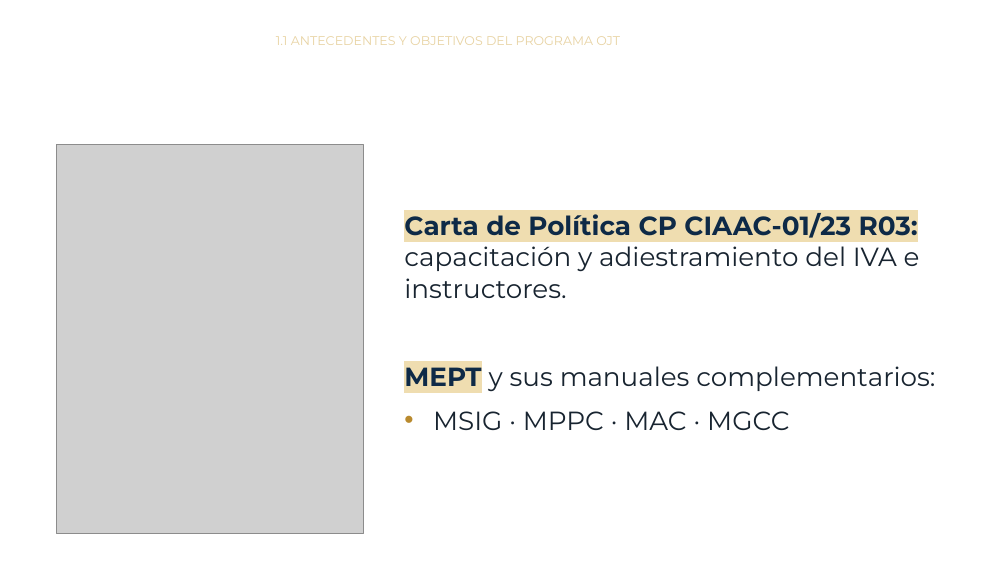
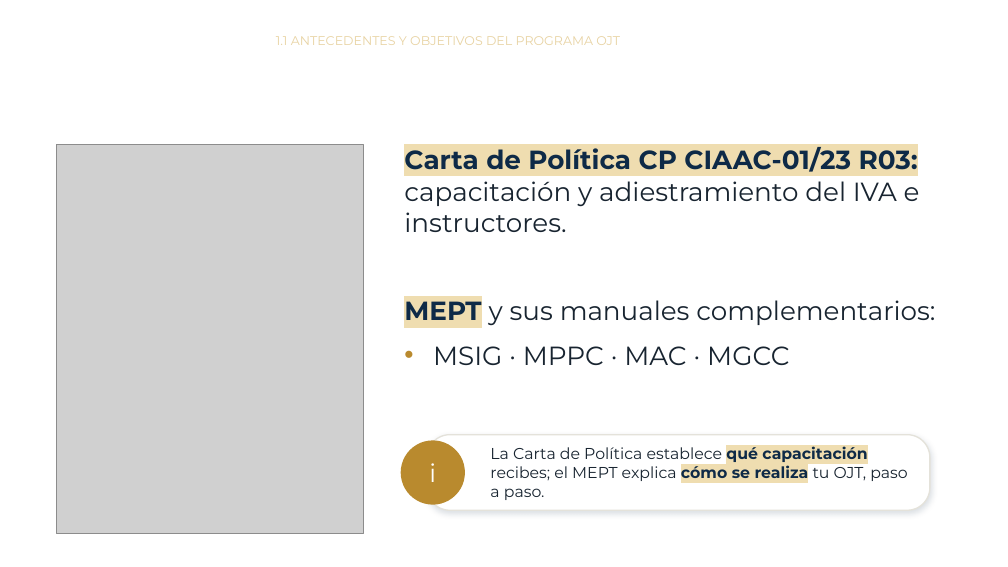
Before and after one commit to jmfigueroah01-creator/Curso-MEPT-OJT, a slide deck: slide 9 of modulo1.pptx. Drawn at 1008x567 pixels with LibreOffice and Linux fonts; fonts in the diff are those of the drawing; grey boxes stand for pictures; background and template pictures are left out. Boxes give left, top, right and bottom in pixels: in the first picture for what was removed or moved away, otherwise in the second. Text is boxed around its words. In the diff, an @@ line names an element or a change of style, - is before the commit and + after.

```diff
--- a/modulo1.pptx
+++ b/modulo1.pptx
@@ text "Carta de Política CP CIAAC-01/23 ...": place and size @@
-text "Carta de Política CP CIAAC-01/23 ..." at bbox=[404, 209, 935, 430]
+text "Carta de Política CP CIAAC-01/23 ..." at bbox=[404, 147, 935, 365]
@@ ellipse added at bbox=[401, 441, 465, 505], fill #B98A2E, 24 pt, text #FFFFFF @@
+i
@@ rounded rectangle added at bbox=[427, 435, 930, 510], fill #FFFFFF, outline #E4E2DA 1.25 pt, 15 pt, text #182430 @@
+La Carta de Política establece qué capacitación recibes; el MEPT explica cómo se realiza tu OJT, paso a paso.
```
Also in this commit, not shown: 13 other slides changed, 1 other file.
